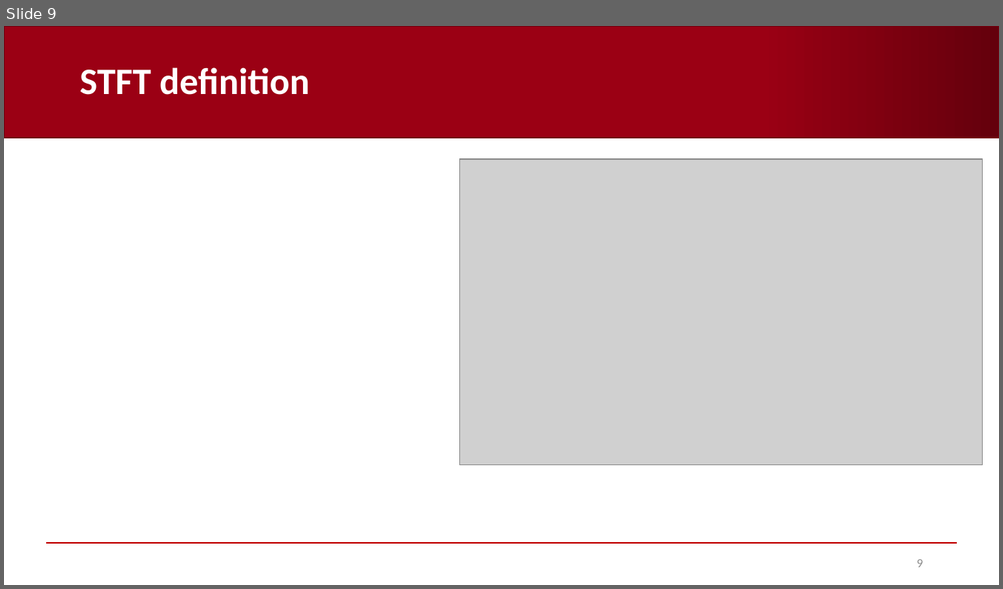
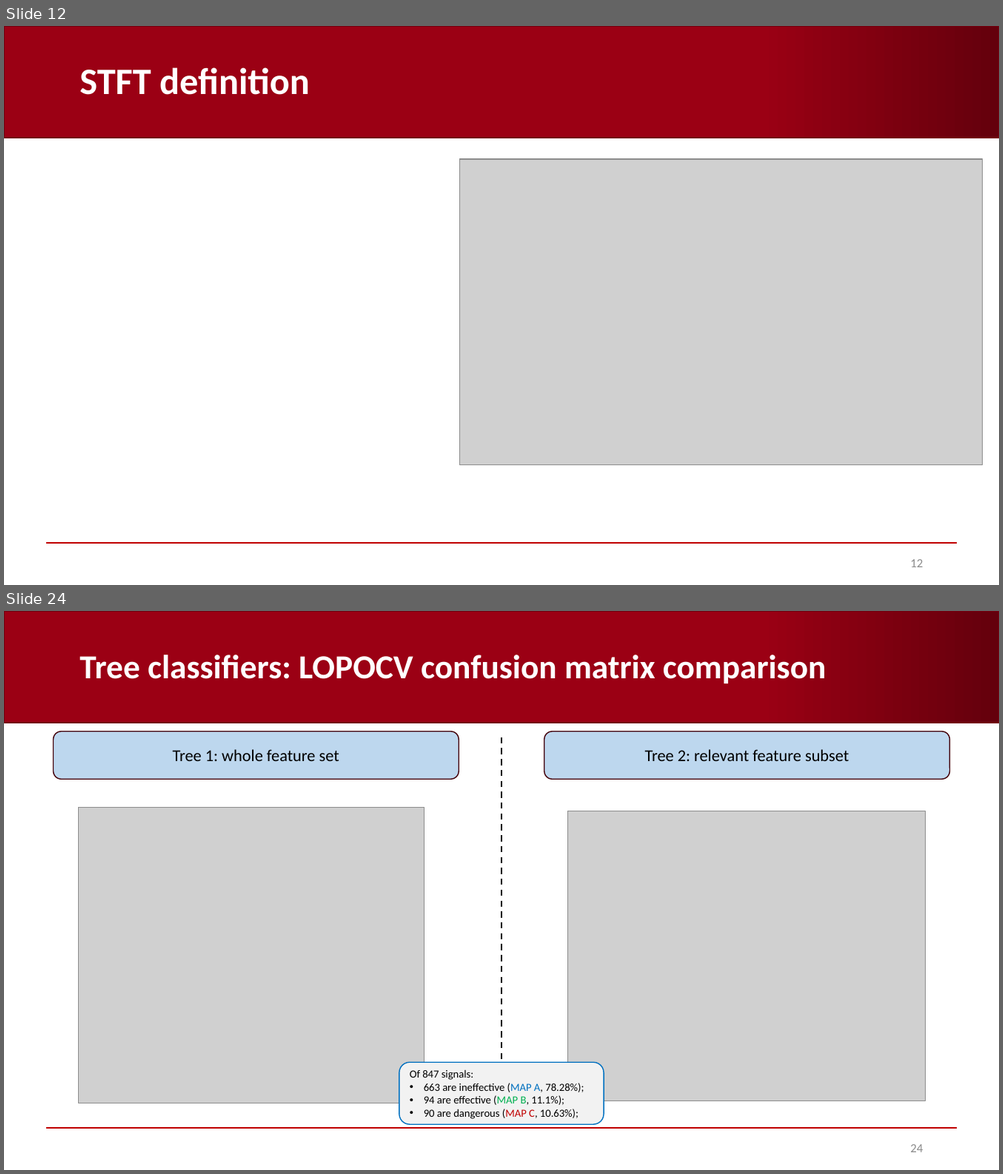
Before and after one commit to AndreaCorrado00/Tesi_magistrale_Corrado_Andrea, a slide deck: Documentation/9. Features and classification results V2.pptx. Shown one above the other, each under a label of ours: slide 9 before the commit, slides 12 and 24 after it; the slides between them are not shown. The pictures are 1003x589 and 1003x1174 pixels, drawn with LibreOffice and Linux fonts; fonts in the diff are those of the drawing; grey boxes stand for pictures; background and template pictures are left out. Boxes give left, top, right and bottom in pixels: in the first picture for what was removed or moved away, otherwise in the second. Text is boxed around its words. In the diff, an @@ line names an element or a change of style, - is before the commit and + after.

```diff
--- a/Documentation/9. Features and classification results V2.pptx
+++ b/Documentation/9. Features and classification results V2.pptx
@@ slide 24 added at box(4, 611, 999, 1170), background #FFFFFF; not listed: 2 template elements that a slide beside it also shows @@
@@ title added at box(79, 655, 826, 684), 32.4 pt, text #FFFFFF, bold @@
+Tree classifiers: LOPOCV confusion matrix comparison
@@ rounded rectangle added at box(54, 731, 458, 779), fill #BDD7EE, outline #440009 1 pt, 16 pt, text #000000 @@
+Tree 1: whole feature set
@@ line added from (502, 737) to (502, 1062), #000000 1.5 pt dashed @@
@@ rounded rectangle added at box(544, 731, 949, 779), fill #BDD7EE, outline #440009 1 pt, 16 pt, text #000000 @@
+Tree 2: relevant feature subset
@@ picture added at box(79, 807, 424, 1104) @@
@@ picture added at box(567, 811, 925, 1101) @@
@@ rounded rectangle added at box(399, 1062, 604, 1125), fill #F2F2F2, outline #0070C0 1 pt, 10.5 pt, text #000000 @@
+Of 847 signals:
+• 663 are ineffective (MAP A, 78.28%);
+• 94 are effective (MAP B, 11.1%);
+• 90 are dangerous (MAP C, 10.63%);
@@ page number added at box(910, 1145, 922, 1153), 12 pt, text #8C8C8C @@
+24
@@ what was slide 9 is now slide 12 @@
@@ page number at box(910, 560, 922, 568): text changed @@
-9
+12
```
Also in this commit, not shown: 3 slides changed, 18 other slides added, 1 other file.
